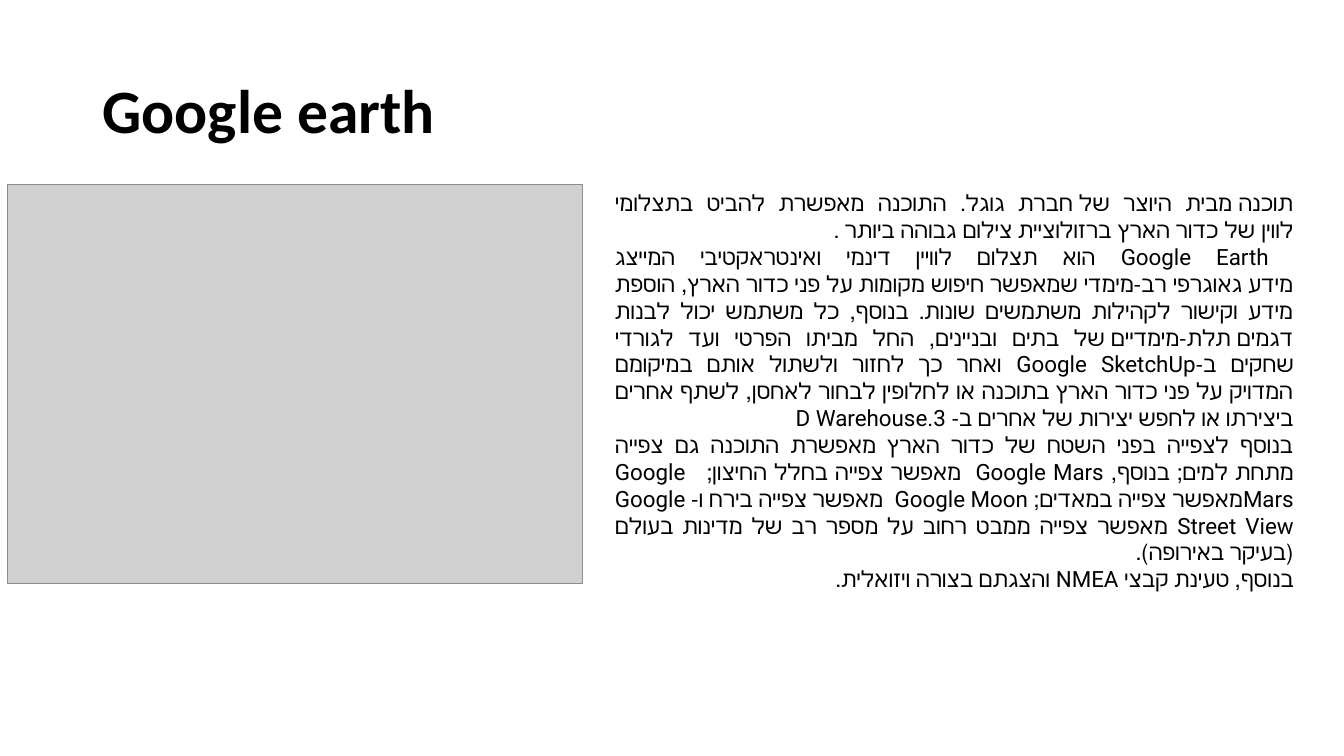
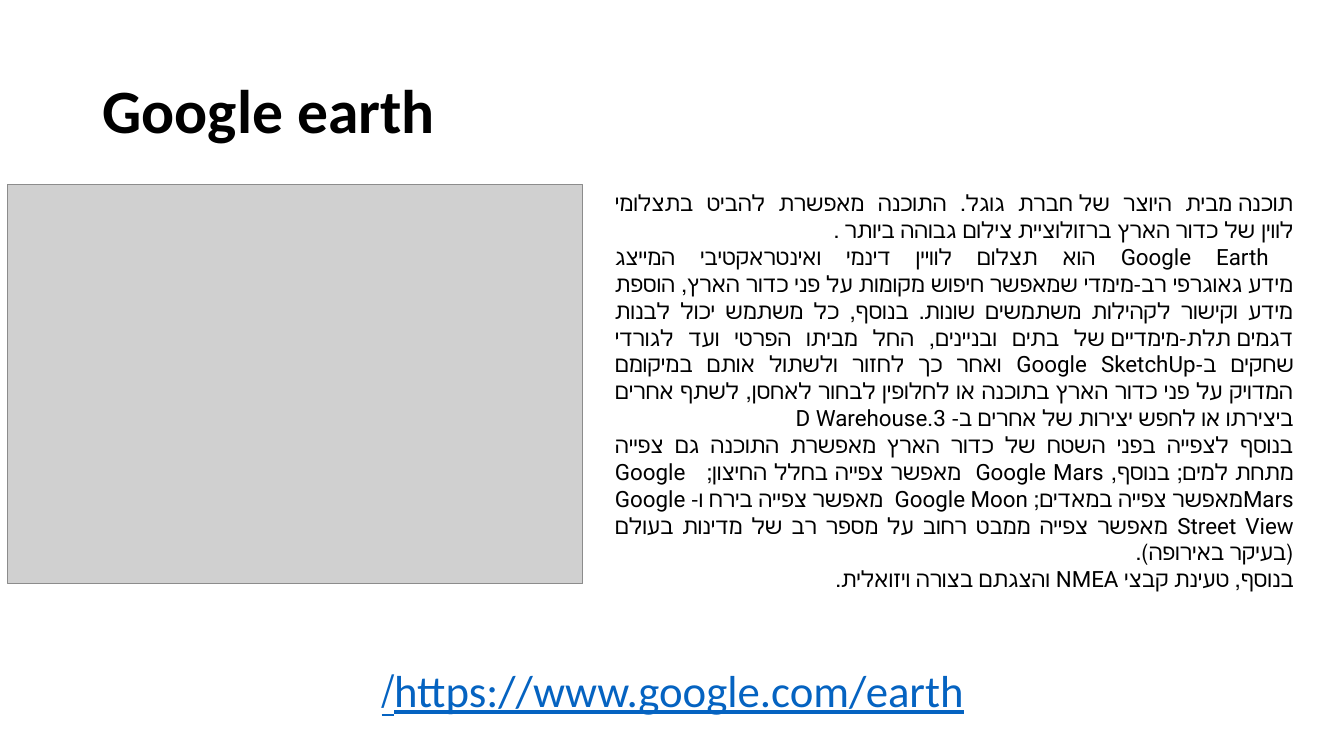
Before and after one commit to Mesfin1/matala2, a slide deck: slide 5 of ex2/NMEA Viewing Tools.pptx (slide 2 before the commit). Drawn at 1344x756 pixels with LibreOffice and Linux fonts; fonts in the diff are those of the drawing; grey boxes stand for pictures. Boxes give left, top, right and bottom in pixels: in the first picture for what was removed or moved away, otherwise in the second. Text is boxed around its words. In the diff, an @@ line names an element or a change of style, - is before the commit and + after.

```diff
--- a/ex2/NMEA Viewing Tools.pptx
+++ b/ex2/NMEA Viewing Tools.pptx
@@ text added at <box>394,676,964,715</box>, 32 pt, text #0563C1, underline @@
+https://www.google.com/earth/
```
Also in this commit, not shown: 2 other slides changed, 2 slides added.
